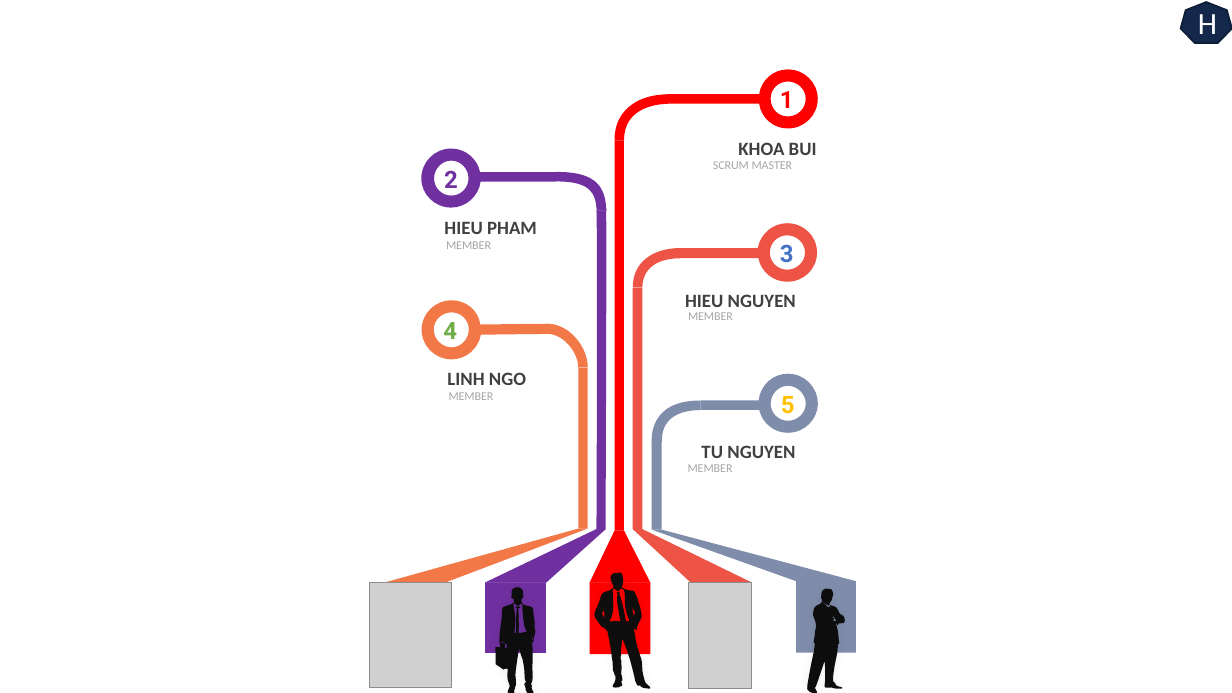
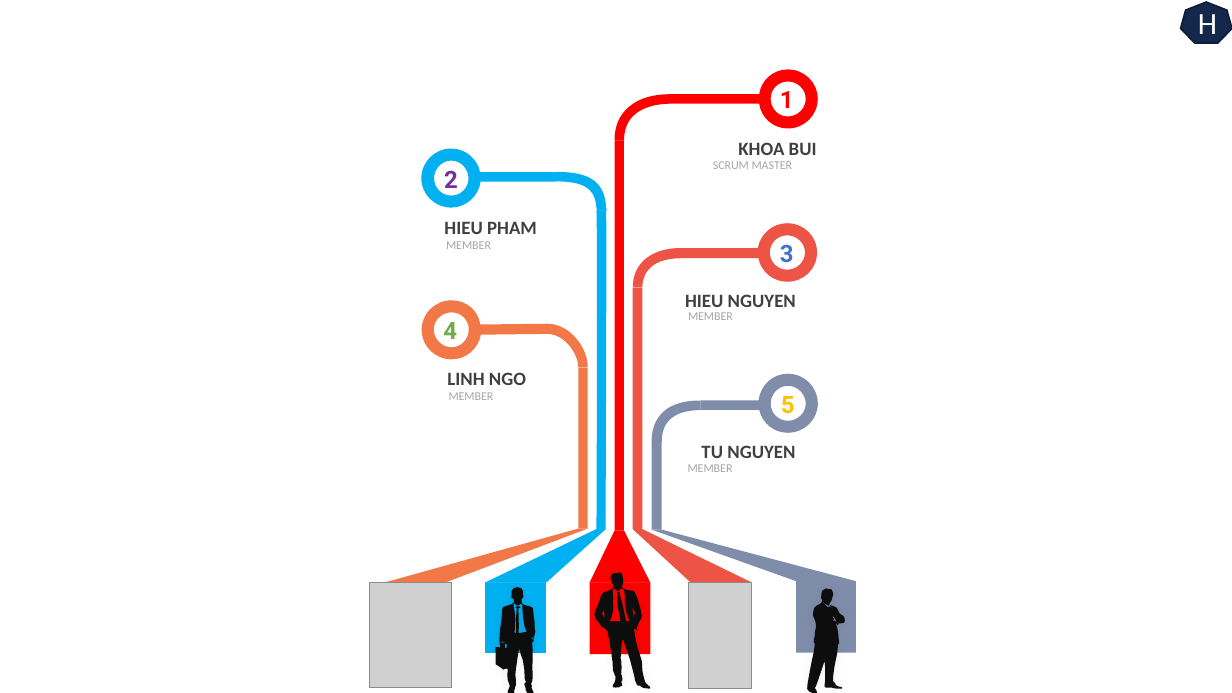
Before and after one commit to fxanhkhoa/OpenSAF_VERMOUTH, a slide deck: slide 4 of Vermouth_Test.pptx. Drawn at 1232x693 pixels with LibreOffice and Linux fonts; fonts in the diff are those of the drawing; grey boxes stand for pictures; background and template pictures are left out. Boxes give left, top, right and bottom in pixels: in the first picture for what was removed or moved away, otherwise in the second. Text is boxed around its words. In the diff, an @@ line names an element or a change of style, - is before the commit and + after.

```diff
--- a/Vermouth_Test.pptx
+++ b/Vermouth_Test.pptx
@@ fill #7030A0 to #00B0F0 in 5 elements at <box>485,583,546,653</box>, <box>485,529,606,582</box>, <box>556,172,606,211</box>, <box>597,210,607,529</box>, <box>422,148,556,208</box> @@
```
Also in this commit, not shown: 5 other slides changed, 3 slides removed, 45 other files.
